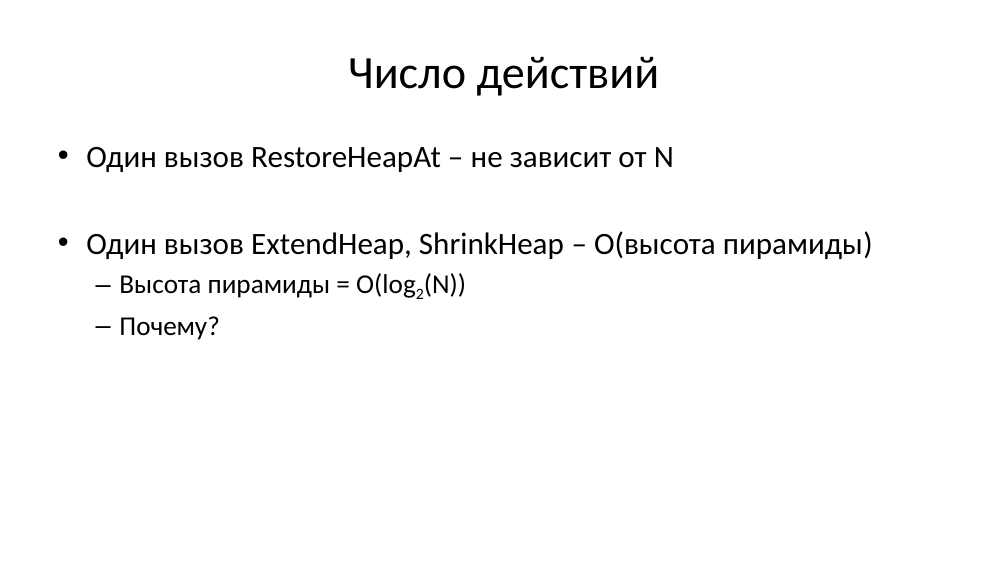
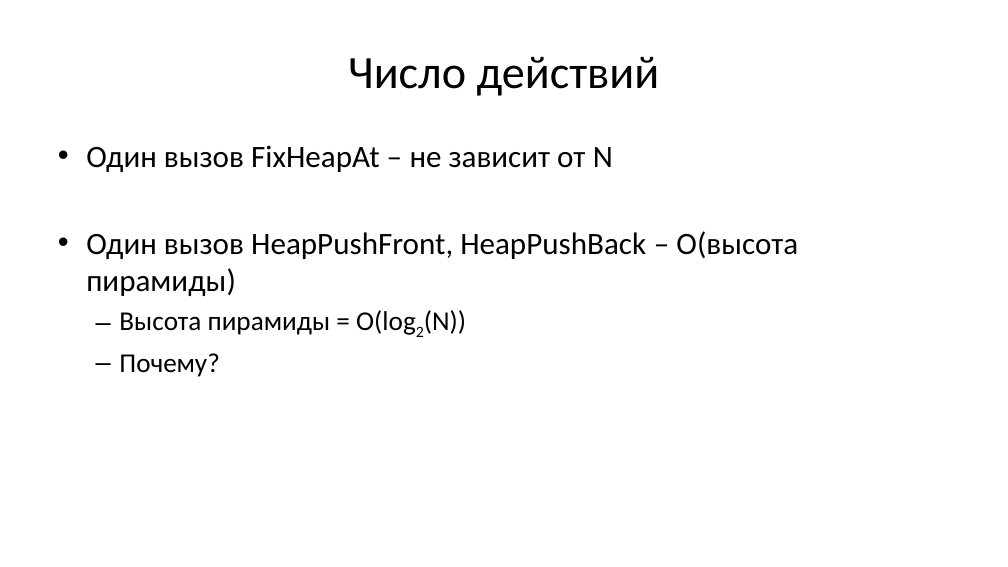
Before and after one commit to Evgueni-Petrov-aka-espetrov/Algorithms-and-Programming-in-C-pptx, a slide deck: slide 78 of 13 Сортировка.pptx. Drawn at 1008x567 pixels with LibreOffice and Linux fonts; fonts in the diff are those of the drawing. Boxes give left, top, right and bottom in pixels: in the first picture for what was removed or moved away, otherwise in the second. Text is boxed around its words. In the diff, an @@ line names an element or a change of style, - is before the commit and + after.

```diff
--- a/13 Сортировка.pptx
+++ b/13 Сортировка.pptx
@@ text at box(86, 145, 798, 296): text changed @@
-• Один вызов RestoreHeapAt – не зависит от N
-• Один вызов ExtendHeap, ShrinkHeap – O(высота пирамиды)
+• Один вызов FixHeapAt – не зависит от N
+• Один вызов HeapPushFront, HeapPushBack – O(высота пирамиды)
```
Also in this commit, not shown: 9 other slides changed.
